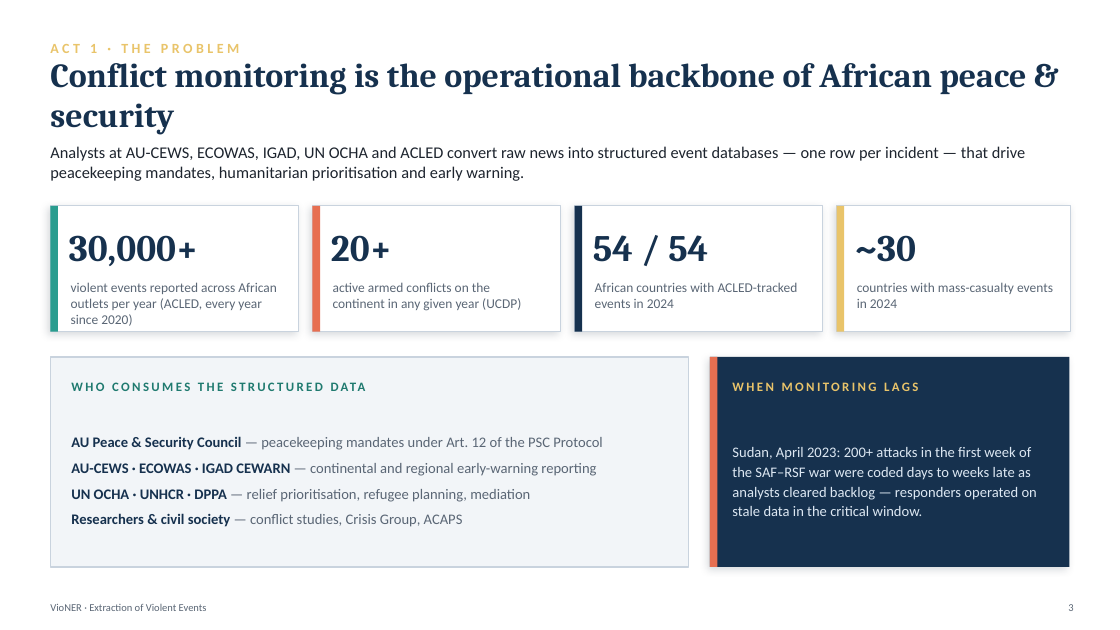
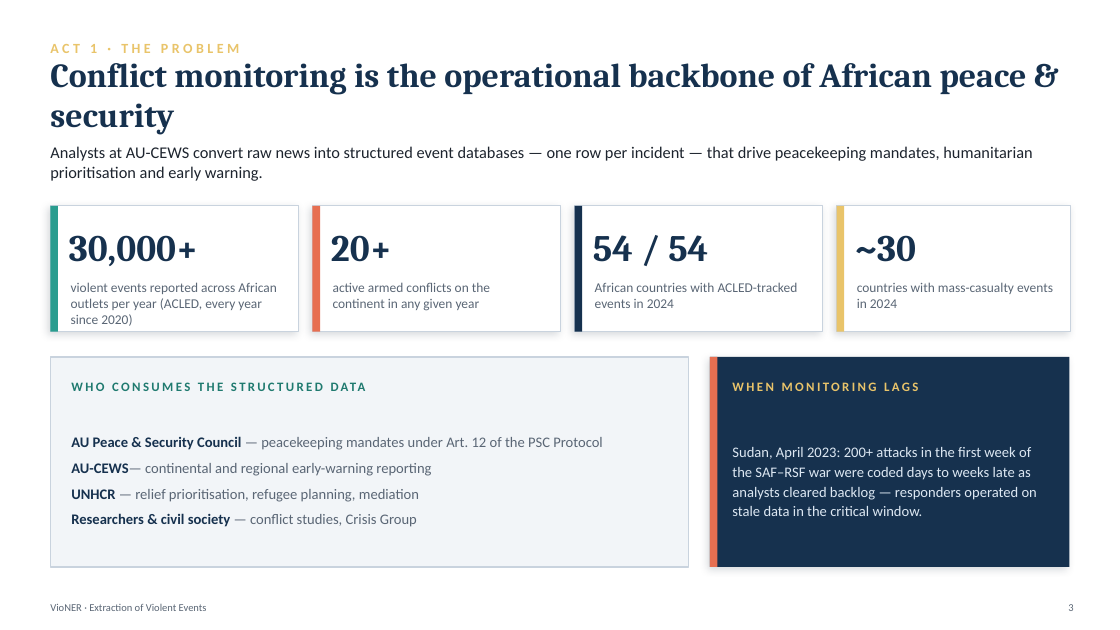
Before and after one commit to binalfew/vioner, a slide deck: slide 4 of backend/docs/defense/VioNER_Defense_Slides.pptx (slide 3 before the commit). Drawn at 1120x630 pixels with LibreOffice and Linux fonts; fonts in the diff are those of the drawing. Boxes give left, top, right and bottom in pixels: in the first picture for what was removed or moved away, otherwise in the second. Text is boxed around its words. In the diff, an @@ line names an element or a change of style, - is before the commit and + after.

Commit message:
docs: add journal article, AI-similarity rewrite aids, and update defense materials
- Add build_article.py and generated VioNER_Article.docx for journal submission
- Add AI-similarity report and rewrite worksheets/maps for thesis humanization
- Update Final.docx and defense slide deck

```diff
--- a/backend/docs/defense/VioNER_Defense_Slides.pptx
+++ b/backend/docs/defense/VioNER_Defense_Slides.pptx
@@ text at (x1=50, y1=146, x2=1032, y2=181): text changed @@
-Analysts at AU-CEWS, ECOWAS, IGAD, UN OCHA and ACLED convert raw news into structured event databases — one row per incident — that drive peacekeeping mandates, humanitarian prioritisation and early warning.
+Analysts at AU-CEWS convert raw news into structured event databases — one row per incident — that drive peacekeeping mandates, humanitarian prioritisation and early warning.
@@ text at (x1=333, y1=282, x2=490, y2=311): text changed @@
-active armed conflicts on the continent in any given year (UCDP)
+active armed conflicts on the continent in any given year
@@ text at (x1=71, y1=463, x2=431, y2=527): text changed @@
-AU-CEWS · ECOWAS · IGAD CEWARN — continental and regional early-warning reporting
-UN OCHA · UNHCR · DPPA — relief prioritisation, refugee planning, mediation
-Researchers & civil society — conflict studies, Crisis Group, ACAPS
+AU-CEWS— continental and regional early-warning reporting
+UNHCR — relief prioritisation, refugee planning, mediation
+Researchers & civil society — conflict studies, Crisis Group
```
Also in this commit, not shown: 13 other slides changed, 1 slide added, 7 other files.
